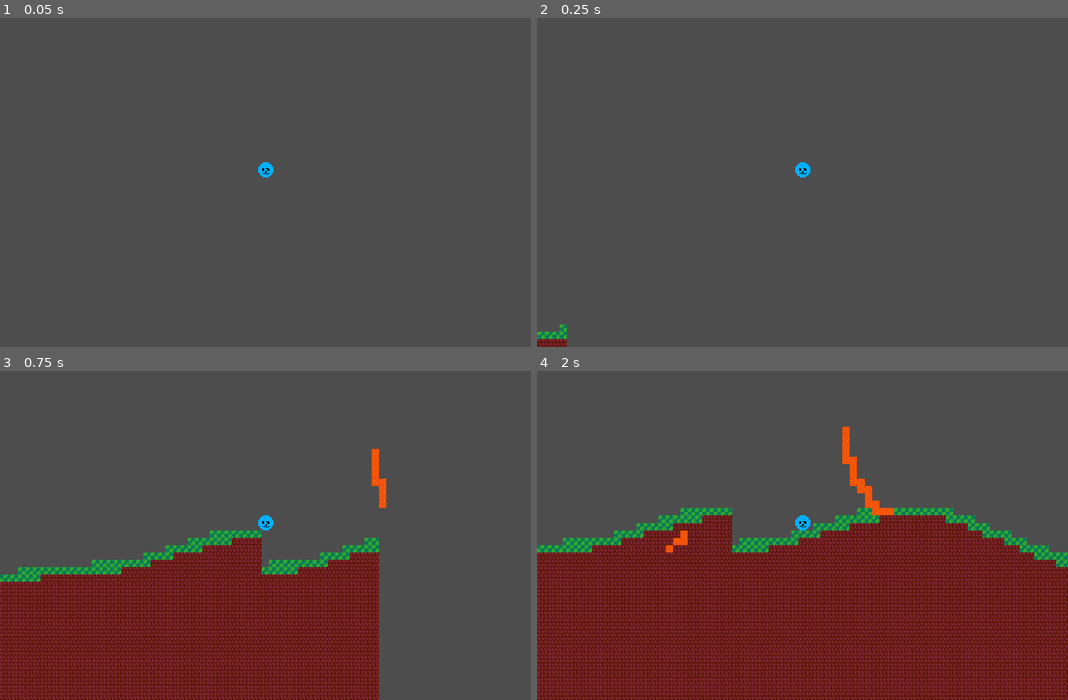
Above: before the commit, frames 1-4 (two rows, left to right).
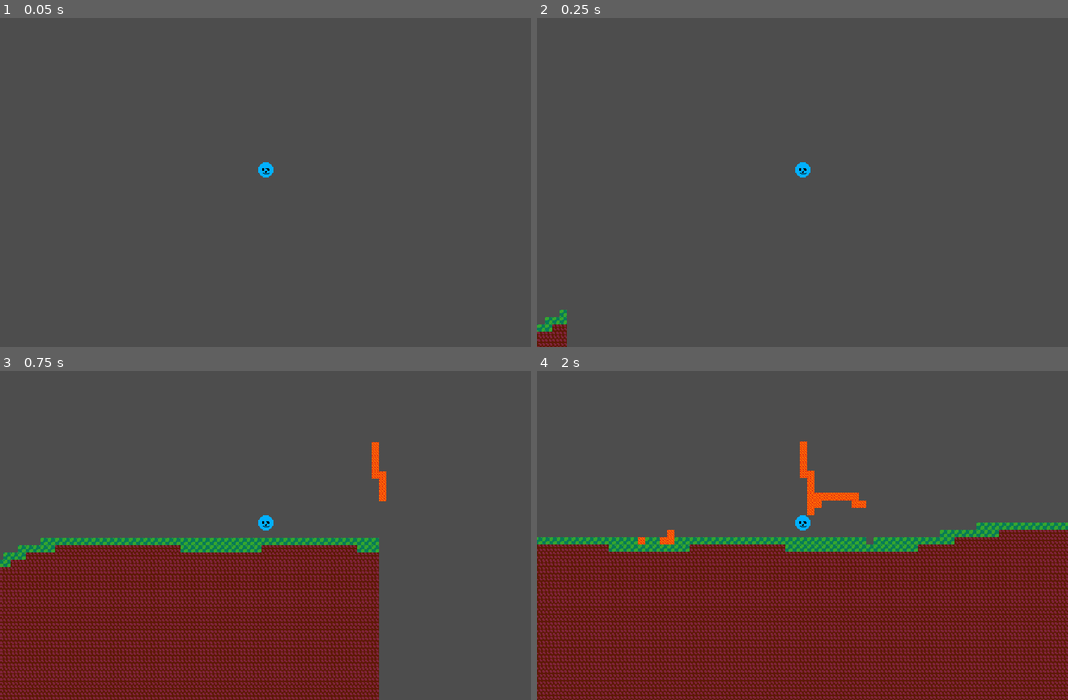
Above: after the commit, the same moments.

Repository: LordOfCheese1/sandbox_project
Game: Godot game, scene res://scenes/world.tscn
The game is run twice, just before and just after one commit, with the same random seed, the same clock (stepped at 60 frames per second) and the same inputs.
Inputs (mouse positions are in pixels of both pictures, inside the frame that each line leads up to):
- Up to frame 1 (0.05 s): no input
- Up to frame 2 (0.25 s): no input
- Up to frame 3 (0.75 s): move the mouse to (382, 505) at 0.52 s; hold D (right) from 0.53 s (still down); hold Right mouse button (place) from 0.53 s (still down)
- Up to frame 4 (2 s): keep holding D (right); tap Space (jump) at 0.77, 1.52 s; tap E (test) at 0.8, 1.35 s; move the mouse to (696, 542) at 1.27 s; release Right mouse button (place) at 1.28 s; right-click (696, 542) at 1.55 s

Frame 1 is identical in both runs. In frame 2, 0.4% of the frame differs, in the area x 0-6%, y 88-98%; in frame 3, 8.4%; in frame 4, 36%, in the area x 0-100%, y 16-100%.

Commit message:
lots of things, mostly structure shenanigans

Diff:
--- /dev/null
+++ b/prefabs/autoloads/accessibility.tscn
@@ -0,0 +1,6 @@
+[gd_scene load_steps=2 format=3 uid="uid://c4qwp2wwbwkdb"]
+
+[ext_resource type="Script" path="res://scripts/autoloads/accessibility.gd" id="1_2q877"]
+
+[node name="accessibility" type="Node2D"]
+script = ExtResource("1_2q877")
--- a/project.godot
+++ b/project.godot
@@ -22,13 +22,14 @@
 SaveValues="*res://prefabs/autoloads/save_values.tscn"
 WorldMapTools="*res://prefabs/autoloads/world_map_tools.tscn"
 NoiseTools="*res://prefabs/autoloads/noise_tools.tscn"
+Accessibility="*res://prefabs/autoloads/accessibility.tscn"
 
 [display]
 
 window/size/viewport_width=576
 window/size/viewport_height=384
-window/size/window_width_override=1536
-window/size/window_height_override=1024
+window/size/window_width_override=1152
+window/size/window_height_override=768
 window/stretch/mode="canvas_items"
 
 [input]
--- /dev/null
+++ b/scripts/autoloads/accessibility.gd
@@ -0,0 +1,6 @@
+extends Node2D
+
+
+func _ready():
+	var user_screen_size = DisplayServer.screen_get_size()
+	DisplayServer.window_set_size(user_screen_size / 2)
--- a/scripts/autoloads/globals.gd
+++ b/scripts/autoloads/globals.gd
@@ -1,5 +1,5 @@
 extends Node2D
 
-var world_seed = 0
+var world_seed = 4
 var player_pos = Vector2(0, 0)
 var dev_mode = false
--- a/scripts/autoloads/world_map_tools.gd
+++ b/scripts/autoloads/world_map_tools.gd
@@ -23,3 +23,34 @@
 		edited_chunks[chunk_pos][tile_pos] = [new_tile]
 
 	recently_updated.append([tile_pos, new_tile])
+
+
+func get_used_chunks_by_structure(structure_pos : Vector2i, structure_data = {}):
+	var used_chunks = []
+
+
+
+func get_structure_data(structure_name : String):
+	var file = FileAccess.open("res://structure_tile_data.json", FileAccess.READ)
+	var raw_data = JSON.parse_string(file.get_as_text())
+
+	var tile_data = {}
+	for key in raw_data[structure_name].keys():
+		tile_data[str_to_vector(key)] = raw_data[structure_name][key]
+
+	return tile_data
+
+
+func str_to_vector(input : String):
+	var x = ""
+	var y = ""
+	var y_reached = false
+	for c in input:
+		if c != ",":
+			if y_reached:
+				y = y + c
+			else:
+				x = x + c
+		else:
+			y_reached = true
+	return Vector2i(int(x), int(y))
--- a/scripts/world/world_tiles.gd
+++ b/scripts/world/world_tiles.gd
@@ -82,18 +82,17 @@
 	var tile_to_place = -1
 
 	# min height, max height, bias towards, bias intensity, surface tile, underground tile
-	var config = [-20, 20, 0, 4, 2, 5]
 
-	if pos.y > curve_surface_check(pos, config[0], config[1], config[2], config[3]):
-		if abs(pos.y - curve_surface_check(pos, config[0], config[1], config[2], config[3])) < 1.5:
-			tile_to_place = config[4]
+	if pos.y > curve_surface_check(pos):
+		if abs(pos.y - curve_surface_check(pos)) < 1.5:
+			tile_to_place = 2
 		else:
-			tile_to_place = config[5]
+			tile_to_place = 5
 
 	set_cell(0, pos, 0, Vector2(tile_to_place, 0), 0)
 
 
-func curve_surface_check(pos : Vector2, min_height = -20, max_height = 20, bias = 0, bias_intensity = 5):
+func curve_surface_check(pos : Vector2):
 	# basically just subtracting the leftover from x so it's snapped to the point to its left
 	var start_x = pos.x - fmod(pos.x, WorldMapTools.CURVE_POINT_DISTANCE)
 
@@ -106,7 +105,7 @@
 		transition_value = 1 - transition_value
 
 	# get the cosine-interpolated y value based on start-height, end-height and the transition value
-	return cerp(generate_y_height_for_x(start_x, min_height, max_height, bias, bias_intensity), generate_y_height_for_x(end_x, min_height, max_height, bias, bias_intensity), transition_value)
+	return cerp(generate_y_height_for_x(start_x), generate_y_height_for_x(end_x), transition_value)
 
 
 func generate_y_height_for_x(x : float, min = -20, max = 20, bias = 0, bias_intensity = 5):
--- /dev/null
+++ b/structure_tile_data.json
@@ -0,0 +1,3 @@
+{
+	"test" : {"0,0" : 0, "1, 0" : 0}
+}
